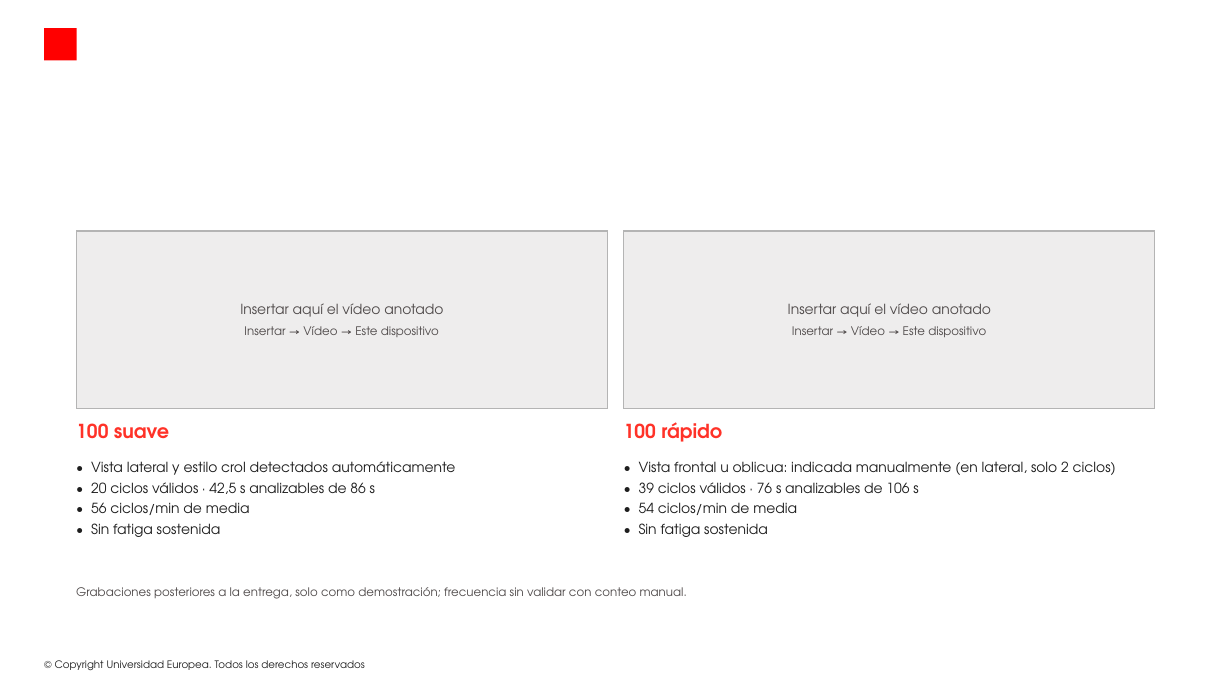
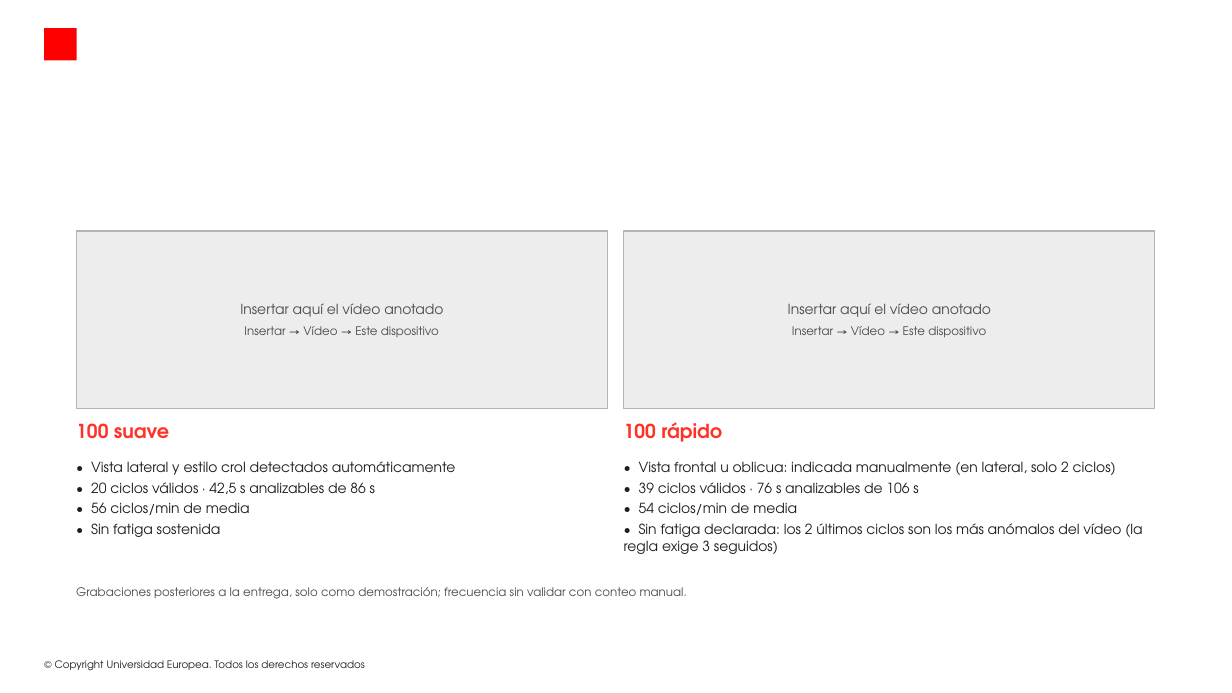
Before and after one commit to modeliana1-rgb/Strokelab, a slide deck: slide 13 of presentacion/StrokeLab_defensa.pptx. Drawn at 1232x693 pixels with LibreOffice and Linux fonts; fonts in the diff are those of the drawing; background and template pictures are left out. Boxes give left, top, right and bottom in pixels: in the first picture for what was removed or moved away, otherwise in the second. Text is boxed around its words. In the diff, an @@ line names an element or a change of style, - is before the commit and + after.

```diff
--- a/presentacion/StrokeLab_defensa.pptx
+++ b/presentacion/StrokeLab_defensa.pptx
@@ text at bbox=[624, 523, 1142, 554]: text changed @@
-• Sin fatiga sostenida
+• Sin fatiga declarada: los 2 últimos ciclos son los más anómalos del vídeo (la regla exige 3 seguidos)
```
Also in this commit, not shown: 1 other file.
